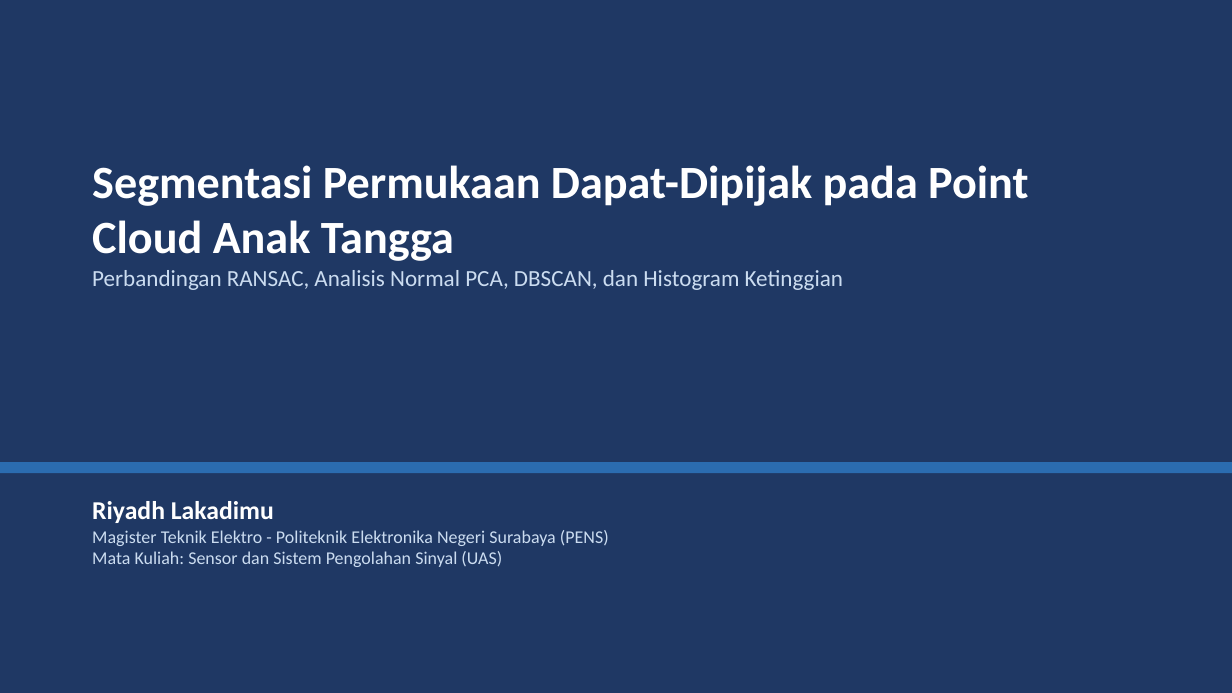
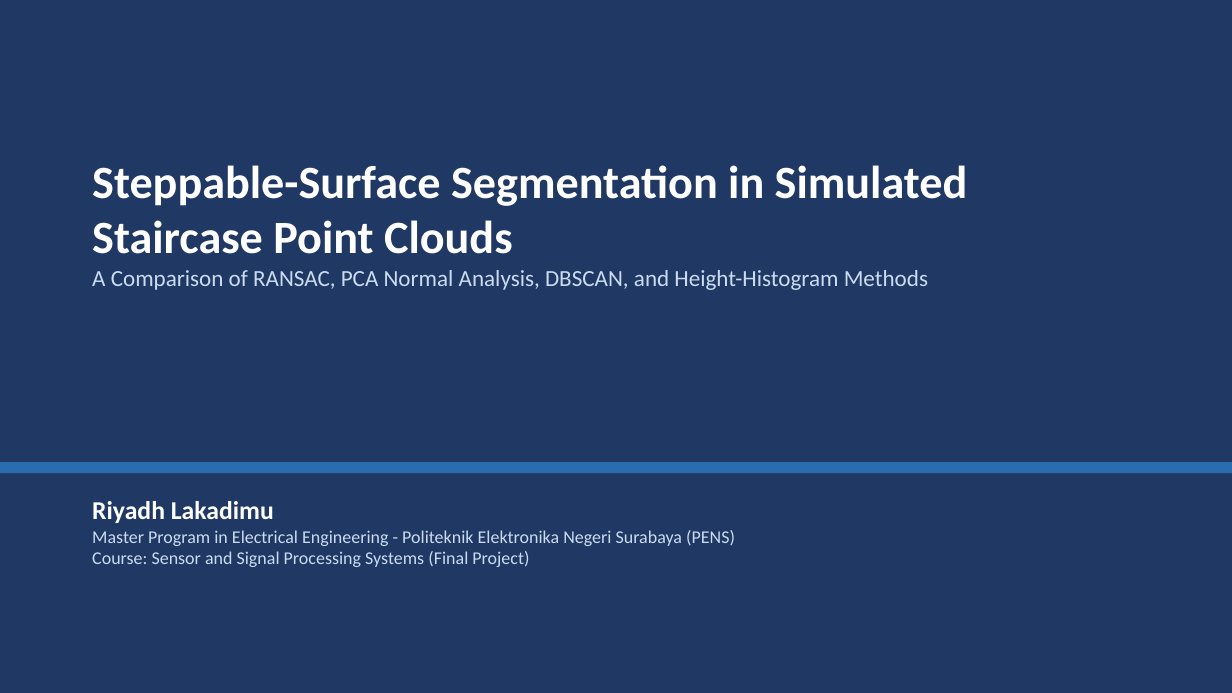
Before and after one commit to riyadh-gif/UAS-citraPraktikum-PakNando, a slide deck: slide 1 of slides/presentasi.pptx. Drawn at 1232x693 pixels with LibreOffice and Linux fonts; fonts in the diff are those of the drawing. Boxes give left, top, right and bottom in pixels: in the first picture for what was removed or moved away, otherwise in the second. Text is boxed around its words. In the diff, an @@ line names an element or a change of style, - is before the commit and + after.

```diff
--- a/slides/presentasi.pptx
+++ b/slides/presentasi.pptx
@@ text at (x1=92, y1=165, x2=968, y2=290): text changed @@
-Segmentasi Permukaan Dapat-Dipijak pada Point Cloud Anak Tangga
-Perbandingan RANSAC, Analisis Normal PCA, DBSCAN, dan Histogram Ketinggian
+Steppable-Surface Segmentation in Simulated Staircase Point Clouds
+A Comparison of RANSAC, PCA Normal Analysis, DBSCAN, and Height-Histogram Methods
@@ text at (x1=92, y1=530, x2=735, y2=567): text changed @@
-Magister Teknik Elektro - Politeknik Elektronika Negeri Surabaya (PENS)
-Mata Kuliah: Sensor dan Sistem Pengolahan Sinyal (UAS)
+Master Program in Electrical Engineering - Politeknik Elektronika Negeri Surabaya (PENS)
+Course: Sensor and Signal Processing Systems (Final Project)
```
Also in this commit, not shown: 8 other slides changed, 2 other files.
